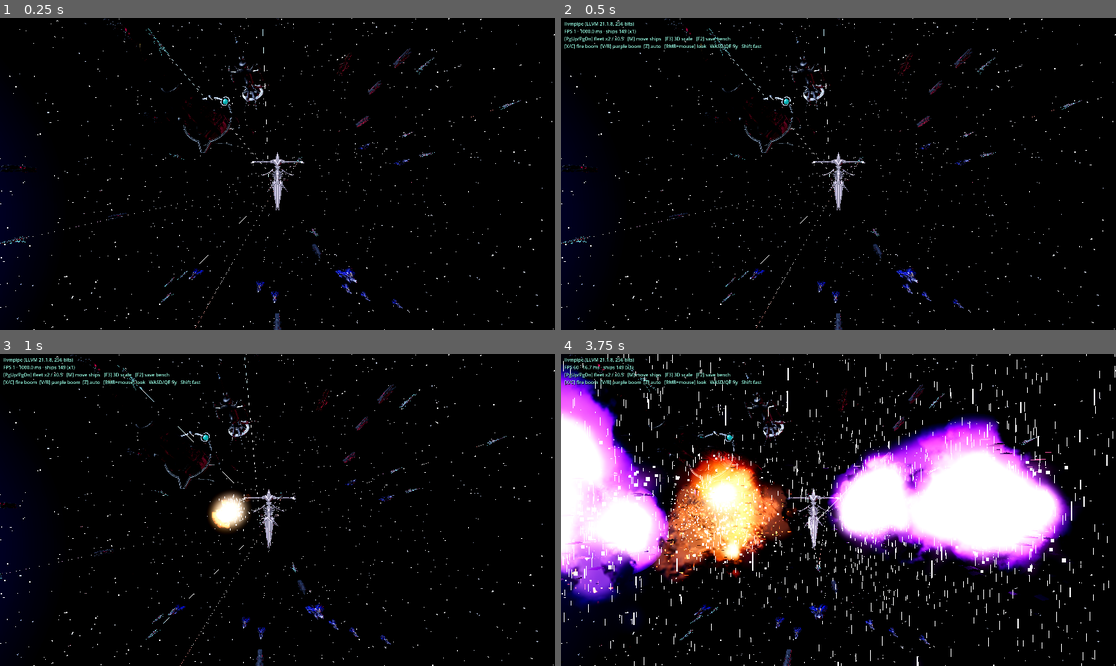
Above: before the commit, frames 1-4 (two rows, left to right).
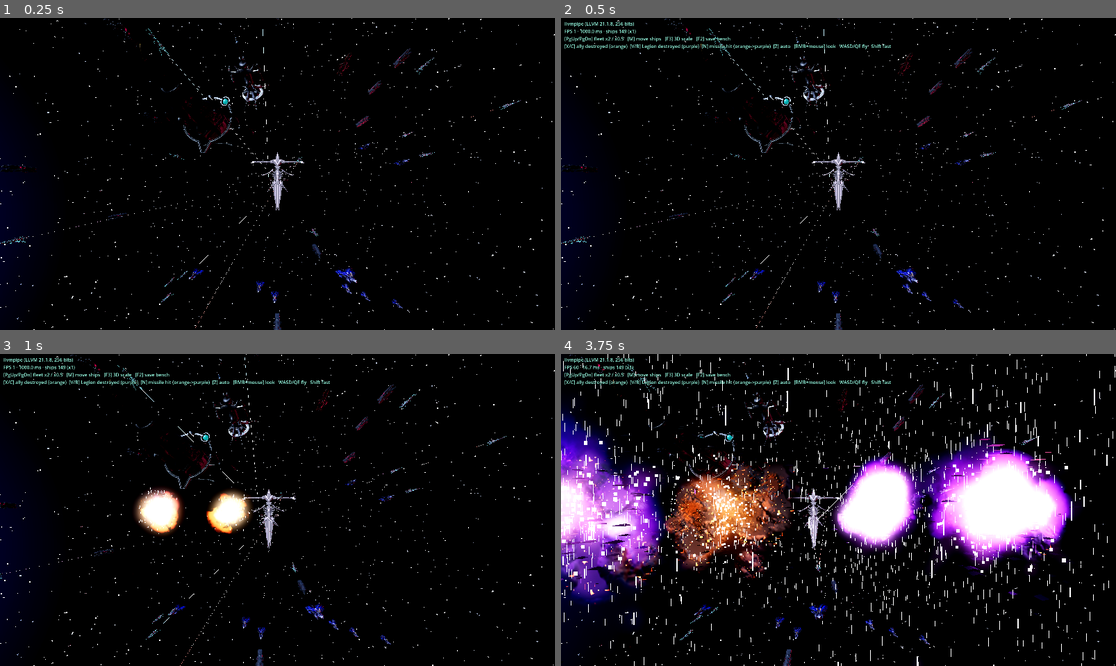
Above: after the commit, the same moments.

Repository: kayhase015497/tools
Game: Godot game, scene res://main.tscn
The game is run twice, just before and just after one commit, with the same random seed, the same clock (stepped at 60 frames per second) and the same inputs.
Inputs (mouse positions are in pixels of both pictures, inside the frame that each line leads up to):
- Up to frame 1 (0.25 s): no input
- Up to frame 2 (0.5 s): no input
- Up to frame 3 (1 s): tap Enter at 0.5 s; move the mouse to (399, 494) at 0.52 s; hold D from 0.53 s (still down); tap N at 0.6 s; click (399, 494) at 0.67 s; tap X at 0.8 s
- Up to frame 4 (3.75 s): move the mouse to (727, 525) at 1.27 s; release D at 1.28 s; hold S 1.28-2.03 s; tap X at 1.35 s; click (727, 525) at 1.42 s; tap C at 1.55, 2.1 s; move the mouse to (894, 441) at 2.02 s; hold D 2.03-2.78 s; click (894, 441) at 2.17 s; tap V at 2.3, 2.85 s; move the mouse to (810, 572) at 2.77 s; hold W 2.78-3.53 s; click (810, 572) at 2.92 s; tap B at 3.05, 3.6 s; move the mouse to (1005, 556) at 3.52 s; hold A from 3.53 s (still down); click (1005, 556) at 3.67 s

Frame 1 is identical in both runs. In frame 2, 0.4% of the frame differs, in the area x 2-60%, y 8-11%; in frame 3, 2.0%; in frame 4, 24%, in the area x 0-93%, y 3-82%.

Commit message:
godot: explosion v3 — smoke-dominant timeline (SQUAD reference), purple = Legion destroyed, orange->purple on missile hit
Co-Authored-By: Claude Sonnet 5.5 <noreply@anthropic.com>
Claude-Session: https://claude.ai/code/session_017eWXcFR8R8fWfFcmTcxD4c

Diff:
--- a/godot/scripts/explosion.gd
+++ b/godot/scripts/explosion.gd
@@ -63,10 +63,11 @@
 	p.draw_pass_1 = qm
 	return p
 
-## style 0＝橘色火焰（聯軍）、1＝紫色焰（反物質軍團，網頁版的招牌紫色爆炸）
+## style 0＝橘色火焰（聯軍艦艇被擊毀）、1＝紫色焰（反物質軍團艦艇被擊毀）、2＝先橘後紫（聯軍飛彈命中反物質軍團艦艇）
 static func spawn(parent: Node, pos: Vector3, size: float, style: int = 0) -> Node3D:
 	_prep()
 	var purple := style == 1
+	var shift := 1.0 if style == 2 else 0.0
 	var root := Node3D.new()
 	root.position = pos
 	parent.add_child(root)
@@ -76,7 +77,8 @@
 		fire_mat.set_shader_parameter("cool_color", Vector3(0.22, 0.04, 0.45))
 		fire_mat.set_shader_parameter("mid_color", Vector3(0.62, 0.22, 1.0))
 		fire_mat.set_shader_parameter("hot_color", Vector3(2.0, 1.55, 2.4))
-	var fire := _quad_particles(fire_mat, 14, 1.7, size * 1.7, size * 0.7, 0.0, size * 0.25, [Vector2(0, 0.35), Vector2(0.25, 1.0), Vector2(1, 1.25)])
+	fire_mat.set_shader_parameter("shift", shift)
+	var fire := _quad_particles(fire_mat, 12, 1.1, size * 1.5, size * 0.6, 0.0, size * 0.25, [Vector2(0, 0.35), Vector2(0.2, 1.0), Vector2(1, 0.7)])
 	root.add_child(fire)
 	fire.emitting = true
 	# 2) 濃煙：大、慢、壽命長
@@ -86,7 +88,9 @@
 	if purple:
 		sm_mat.set_shader_parameter("fire_color", Vector3(0.62, 0.25, 1.0))
 		sm_mat.set_shader_parameter("smoke_color", Vector3(0.03, 0.02, 0.05))
-	var smoke := _quad_particles(sm_mat, 30, 9.0, size * 1.9, size * 0.7, 0.0, size * 0.2, [Vector2(0, 0.3), Vector2(0.3, 0.9), Vector2(1, 1.5)])
+	sm_mat.set_shader_parameter("shift", shift)
+	var smoke := _quad_particles(sm_mat, 40, 11.0, size * 2.0, size * 0.7, 0.0, size * 0.55, [Vector2(0, 0.25), Vector2(0.25, 0.85), Vector2(1, 1.6)])
+	smoke.explosiveness = 0.55
 	root.add_child(smoke)
 	smoke.emitting = true
 	# 3) 火花雨：速度差很大的細長亮點（橘黃＋粉紫兩種色系）
@@ -110,7 +114,8 @@
 		pm.scale_min = 0.6
 		pm.scale_max = 1.5
 		var g := Gradient.new()
-		if purple:   # 紫色焰：粉紫白 + 洋紅紫
+		var sp_purple := purple or (style == 2 and k == 1)
+		if sp_purple:   # 紫色焰：粉紫白 + 洋紅紫
 			if k == 0:
 				g.set_color(0, Color(0.95, 0.8, 1.0, 1.0)); g.set_color(1, Color(0.7, 0.2, 1.0, 0.0))
 			else:
@@ -128,7 +133,10 @@
 		qm.material = _spark_mat
 		sp.draw_pass_1 = qm
 		root.add_child(sp)
-		sp.emitting = true
+		if style == 2 and k == 1:   # 先橘後紫：紫色火花晚 0.35 秒才噴出
+			get_tree_delay(root, 0.35, func(): sp.emitting = true)
+		else:
+			sp.emitting = true
 	# 3b) 餘燼：慢速、飄很久的小亮點（太空中不會立刻熄滅）
 	var em := GPUParticles3D.new()
 	em.amount = 160
@@ -192,6 +200,10 @@
 	l.omni_attenuation = 1.2
 	l.light_energy = 0.0
 	root.add_child(l)
+	if style == 2:   # 光色也由橘轉紫
+		var ct := root.create_tween()
+		ct.tween_interval(0.25)
+		ct.tween_property(l, "light_color", Color(0.7, 0.32, 1.0), 0.6)
 	var tw := root.create_tween()
 	# 光源強度單位：Godot 點光源是線性衰減、數值要很大才打得亮數百單位外的金屬（實測 300 在 190 單位外才開始明顯）
 	tw.tween_property(l, "light_energy", size * 14.0, 0.06)
@@ -201,3 +213,6 @@
 	var t := root.get_tree().create_timer(14.0)
 	t.timeout.connect(root.queue_free)
 	return root
+
+static func get_tree_delay(node: Node, sec: float, fn: Callable) -> void:
+	node.get_tree().create_timer(sec).timeout.connect(fn)
--- a/godot/scripts/spike.gd
+++ b/godot/scripts/spike.gd
@@ -51,14 +51,14 @@
 	_make_beams()
 	_make_camera_and_hud()
 	auto_bench = "--benchmark" in OS.get_cmdline_user_args()
-	demo_explode = "--explode-demo" in OS.get_cmdline_user_args() or "--explode-demo-purple" in OS.get_cmdline_user_args()
+	demo_explode = "--explode-demo" in OS.get_cmdline_user_args() or "--explode-demo-purple" in OS.get_cmdline_user_args() or "--explode-demo-shift" in OS.get_cmdline_user_args()
 	if demo_explode:   # 腳本化示範：鏡頭貼近一艘巡洋艦，在它旁邊引爆（檢查爆炸光對艦體金屬的照明）
 		var P: Vector3 = (kinds_data["cruiser"]["xf"][0] as Transform3D).origin
 		cam.position = P + Vector3(650.0, 160.0, -120.0)
 		var dv := (P - cam.position).normalized()
 		yaw = atan2(-dv.x, -dv.z)
 		pitch = asin(dv.y)
-		get_tree().create_timer(0.3).timeout.connect(func(): Explosion.spawn(self, P + Vector3(120.0, 140.0, -80.0), 120.0, 1 if "--explode-demo-purple" in OS.get_cmdline_user_args() else 0))
+		get_tree().create_timer(0.3).timeout.connect(func(): Explosion.spawn(self, P + Vector3(120.0, 140.0, -80.0), 120.0, (1 if "--explode-demo-purple" in OS.get_cmdline_user_args() else (2 if "--explode-demo-shift" in OS.get_cmdline_user_args() else 0))))
 	if auto_bench:
 		fleet_mult = bench_steps[0]
 		_apply_mult()
@@ -351,6 +351,8 @@
 				Explosion.spawn(self, cam.global_position - cam.global_transform.basis.z * 900.0, 120.0, 1)   # 紫色焰（反物質軍團）小
 			KEY_B:
 				Explosion.spawn(self, cam.global_position - cam.global_transform.basis.z * 1600.0, 260.0, 1)   # 紫色焰 大
+			KEY_N:
+				Explosion.spawn(self, cam.global_position - cam.global_transform.basis.z * 700.0, 70.0, 2)   # 聯軍飛彈命中反物質軍團艦艇：先橘後紫
 			KEY_Z:
 				auto_boom = not auto_boom
 			KEY_F2:
@@ -379,14 +381,14 @@
 			boom_t = rng.randf_range(0.5, 1.4)
 			var f := -cam.global_transform.basis.z
 			var off := cam.global_transform.basis.x * rng.randf_range(-700, 700) + cam.global_transform.basis.y * rng.randf_range(-300, 300)
-			Explosion.spawn(self, cam.global_position + f * rng.randf_range(900, 2200) + off, rng.randf_range(80, 260), 1 if rng.randf() < 0.4 else 0)
+			Explosion.spawn(self, cam.global_position + f * rng.randf_range(900, 2200) + off, rng.randf_range(80, 260), [0, 1, 1, 2][rng.randi() % 4])
 	if animate:
 		_animate_ships(dt)
 	hud_t += dt
 	if hud_t > 0.25:
 		hud_t = 0.0
 		var fps := Engine.get_frames_per_second()
-		hud.text = "%s\nFPS %d · %.1f ms · ships %d (x%d)%s\n[PgUp/PgDn] fleet x2 / x0.5   [M] move ships   [F3] 3D scale   [F2] save bench\n[X/C] fire boom  [V/B] purple boom  [Z] auto   [RMB+mouse] look   WASD/QE fly   Shift fast" % [
+		hud.text = "%s\nFPS %d · %.1f ms · ships %d (x%d)%s\n[PgUp/PgDn] fleet x2 / x0.5   [M] move ships   [F3] 3D scale   [F2] save bench\n[X/C] ally destroyed (orange)  [V/B] Legion destroyed (purple)  [N] missile hit (orange->purple)  [Z] auto   [RMB+mouse] look   WASD/QE fly   Shift fast" % [
 			RenderingServer.get_video_adapter_name(), fps, 1000.0 / maxf(fps, 1.0), _total_ships(), fleet_mult, "  · MOVING" if animate else ""]
 	bench_t += dt
 	if bench_t >= 2.0:
--- a/godot/shaders/fireball.gdshader
+++ b/godot/shaders/fireball.gdshader
@@ -5,6 +5,11 @@
 uniform vec3 cool_color : source_color = vec3(0.55, 0.1, 0.04);
 uniform vec3 mid_color : source_color = vec3(1.0, 0.42, 0.08);
 uniform vec3 hot_color : source_color = vec3(2.2, 2.0, 1.55);
+// 先橘後紫：shift=1 時，壽命 0.12~0.5 之間顏色由上面的橘色組漸變為下面的紫色組（聯軍飛彈打中反物質軍團艦艇）
+uniform vec3 cool_color2 : source_color = vec3(0.22, 0.04, 0.45);
+uniform vec3 mid_color2 : source_color = vec3(0.62, 0.22, 1.0);
+uniform vec3 hot_color2 : source_color = vec3(2.0, 1.55, 2.4);
+uniform float shift = 0.0;
 varying float age;
 varying float seed;
 
@@ -32,7 +37,8 @@
 	float dens = smoothstep(0.0, 0.45, bubbles * 0.9 + core * 1.25 - 0.55 - age * 0.75);
 	if (dens < 0.01) discard;
 	float heat = clamp(core * 1.2 + n * 0.6 - age * 1.25, 0.0, 1.0);
-	vec3 cool = cool_color, mid = mid_color, hot = hot_color;
+	float sh = shift * smoothstep(0.12, 0.5, age);
+	vec3 cool = mix(cool_color, cool_color2, sh), mid = mix(mid_color, mid_color2, sh), hot = mix(hot_color, hot_color2, sh);
 	vec3 col = mix(cool, mid, smoothstep(0.1, 0.55, heat));
 	col = mix(col, hot, smoothstep(0.62, 1.0, heat));
 	float fade = pow(clamp(1.0 - age, 0.0, 1.0), 1.4);
--- a/godot/shaders/smoke.gdshader
+++ b/godot/shaders/smoke.gdshader
@@ -4,7 +4,9 @@
 // 火光只染「朝向爆炸中心」的那一側（隨距離與壽命衰減）；內有紅橘餘燼光點。
 uniform vec3 smoke_color : source_color = vec3(0.03, 0.028, 0.03);
 uniform vec3 fire_color : source_color = vec3(1.0, 0.38, 0.09);
-uniform vec3 key_color : source_color = vec3(0.22, 0.27, 0.38);   // 冷色主光／環境光打在煙的受光面
+uniform vec3 key_color : source_color = vec3(0.34, 0.38, 0.5);
+uniform vec3 fire_color2 : source_color = vec3(0.62, 0.25, 1.0);
+uniform float shift = 0.0;   // 冷色主光／環境光打在煙的受光面
 uniform vec3 center = vec3(0.0);                                   // 爆炸中心（世界座標）
 uniform float radius = 100.0;                                      // 火光影響半徑
 uniform float fire_glow = 1.0;
@@ -40,16 +42,19 @@
 	float h = height(q, r);
 	float e = 0.06;
 	vec2 g = vec2(height(q + vec2(e, 0.0), r) - height(q - vec2(e, 0.0), r), height(q + vec2(0.0, e), r) - height(q - vec2(0.0, e), r)) / (2.0 * e);
-	vec3 n = normalize(vec3(-g * 0.55, 1.0));
+	vec3 n = normalize(vec3(-g * 0.9, 1.0));
 	float edge = smoothstep(1.0, 0.5, r);
 	float a = h * edge * smoothstep(0.0, 0.06, age) * pow(clamp(1.0 - age, 0.0, 1.0), 0.7) * 0.97;
 	if (a < 0.015) discard;
 	float facing_fire = clamp(dot(n, normalize(vec3(ldir_v, 0.55))), 0.0, 1.0);          // 朝向爆炸中心的面
-	float fire = facing_fire * pow(clamp(1.0 - age, 0.0, 1.0), 3.0) * dist_k * fire_glow * 1.5;
+	// 時間軸：前期火光強（濃煙中帶火光）→ 後期以濃煙為主、火光為輔（Squad 爆炸）
+	float fire_t = pow(clamp(1.0 - age * 3.2, 0.0, 1.0), 1.6) * 1.15 + 0.12 * pow(clamp(1.0 - age, 0.0, 1.0), 4.0);
+	float fire = pow(facing_fire, 1.6) * fire_t * dist_k * fire_glow;
 	float facing_key = clamp(dot(n, normalize(vec3(-0.45, 0.65, 0.6))), 0.0, 1.0);        // 冷色主光（左上）
 	float ao = 0.35 + 0.65 * smoothstep(0.0, 0.9, r);                                      // 團塊中心較暗（自遮蔽）
 	float ember = smoothstep(0.88, 0.96, vn(q * 8.0 + age * 2.0)) * (1.0 - age) * 2.0 * (0.4 + dist_k);
-	vec3 col = smoke_color * (0.8 + 1.2 * h) * ao + key_color * facing_key * 0.55 + fire_color * fire + vec3(1.0, 0.32, 0.06) * ember;
+	vec3 fcol = mix(fire_color, fire_color2, shift * smoothstep(0.1, 0.4, age));
+	vec3 col = smoke_color * (0.8 + 1.2 * h) * ao + key_color * pow(facing_key, 1.3) * 0.6 * smoothstep(0.0, 0.12, age) + fcol * fire + mix(vec3(1.0, 0.32, 0.06), fire_color2, shift * smoothstep(0.1, 0.4, age)) * ember;
 	ALBEDO = col;
 	ALPHA = a;
 }
Not shown, changed: docs/space-war/ENGINE-MIGRATION-PLAN.md
